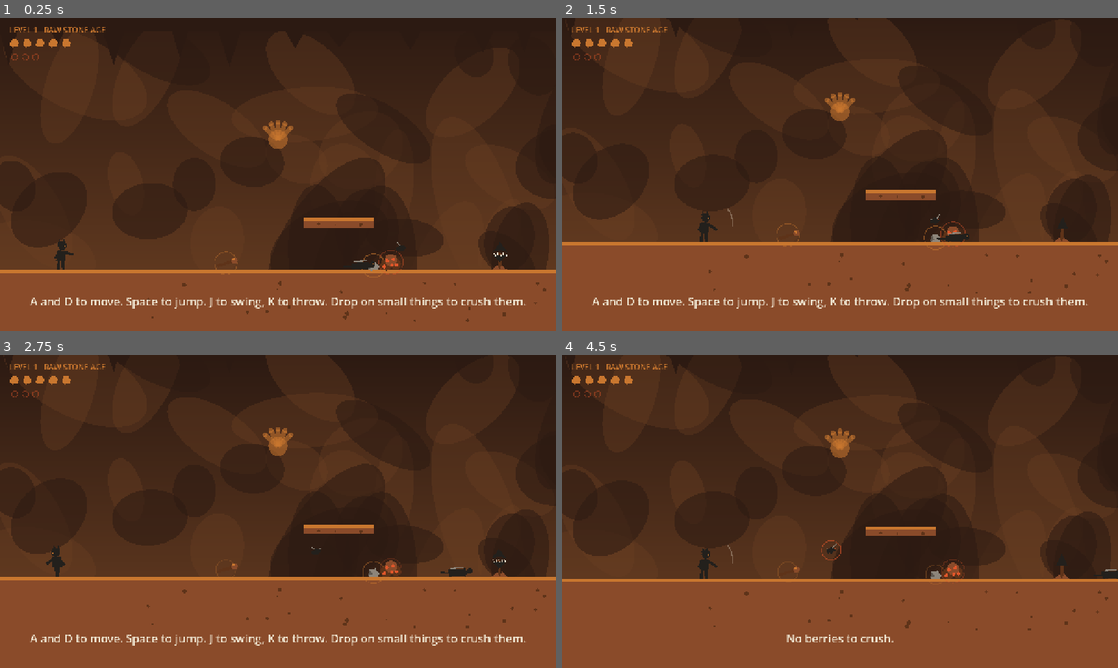
Above: before the commit, frames 1-4 (two rows, left to right).
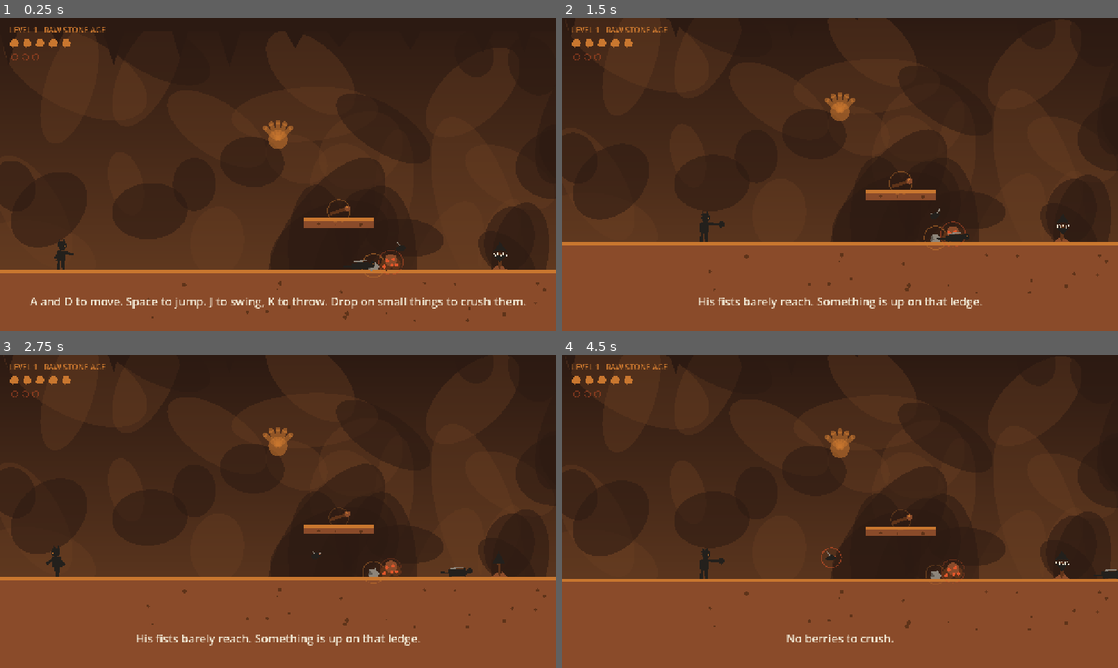
Above: after the commit, the same moments.

Repository: Jawad-Mufti/caveman-chronicles
Game: Godot game, scene res://scenes/level1.tscn
The game is run twice, just before and just after one commit, with the same random seed, the same clock (stepped at 60 frames per second) and the same inputs.
Inputs (mouse positions are in pixels of both pictures, inside the frame that each line leads up to):
- Up to frame 1 (0.25 s): no input
- Up to frame 2 (1.5 s): tap Enter at 0.5 s; move the mouse to (962, 158) at 0.52 s; hold D 0.53-1.25 s; tap R at 0.6 s; click (962, 158) at 0.67 s; tap Space at 0.77 s; drag from (728, 190) to (789, 249) at 1.27 s
- Up to frame 3 (2.75 s): move the mouse to (333, 442) at 2.02 s; hold A from 2.03 s (still down); hold K from 2.03 s (still down)
- Up to frame 4 (4.5 s): release A at 2.75 s; release K at 2.75 s; drag from (812, 574) to (600, 561) at 2.77 s; move the mouse to (1006, 558) at 3.52 s; hold D 3.53-4.25 s; hold L 3.53-4.25 s; tap Space at 3.77 s; drag from (673, 464) to (951, 583) at 4.27 s

The runs differ from the first frame. In frame 1, 0.1% of the frame differs, in the area x 38-63%, y 57-82%; in frame 2, 1.4%, in the area x 5-95%, y 48-93%; in frame 3, 1.3%; in frame 4, 0.3%.

Commit message:
Directional stomp bounce, slightly heavier gravity, stronger boar stomps

Diff:
--- a/scripts/level1.gd
+++ b/scripts/level1.gd
@@ -103,7 +103,7 @@
 	_build_player()
 	_build_critters()
 	_build_hud()
-	hud.say("A and D to move. Space to jump. J to swing, K to throw. Drop on small things to crush them.", 6.5)
+	hud.say("A and D to move. Space to jump. J to swing, K to throw. Drop on small things to crush them.", 6.0)
 
 
 func _build_background() -> void:
@@ -166,9 +166,9 @@
 		add_child(spring)
 
 	var stick := World.StickPickup.new()
-	stick.position = Vector2(520, GROUND_Y)
+	stick.position = Vector2(780, 480)
 	stick.taken.connect(func() -> void:
-		hud.say("A club. It hits three times harder than a fist. J to swing.", 4.5)
+		hud.say("A club. Three times the damage of a fist, and far more reach.", 4.5)
 	)
 	add_child(stick)
 
@@ -239,6 +239,7 @@
 		trig.tripped.connect(_drop_stones.bind(z[0], z[1]))
 		add_child(trig)
 
+	_note(300, "His fists barely reach. Something is up on that ledge.")
 	_note(1180, "Something big is grazing out there.")
 	_note(3140, "The floor runs out. The bamboo is the only way over.")
 	_note(5140, "It goes down before it goes up.")
--- a/scripts/player.gd
+++ b/scripts/player.gd
@@ -17,6 +17,12 @@
 const FRICTION := 2800.0
 const AIR_ACCEL := 1700.0
 const THROW_SPEED := 640.0
+## Bare hands reach barely past his own shoulder. The club roughly doubles the
+## area he can threaten, which is the real reason to go and fetch it.
+const FIST_BOX := Vector2(34, 56)
+const FIST_REACH := 20.0
+const CLUB_BOX := Vector2(62, 70)
+const CLUB_REACH := 36.0
 const JUMP := -640.0
 ## Asymmetric gravity: rise gently, fall fast. Removes the floaty feel.
 const GRAVITY_UP := 1540.0
@@ -28,6 +34,9 @@
 const MAX_JUMPS := 2
 const AIR_JUMP := -520.0      ## weaker than the ground jump: a recovery, not a free second jump
 const SWING_TIME := 0.26
+## Bare-handed he throws a one-two: a jab off the lead hand, then a cross off
+## the rear. Two separate strikes inside a single press.
+const PUNCH_TIME := 0.36
 
 var hp := 5
 var max_hp := 5
@@ -54,7 +63,9 @@
 var _buffer := 0.0
 var _jumps_left := 0
 var _hitbox: Area2D
+var _hit_box: RectangleShape2D
 var _swing_hits: Array = []
+var _punch_beat := 0
 var _hit_shape: CollisionShape2D
 
 
@@ -76,10 +87,10 @@
 	_hitbox.collision_mask = 4
 	_hitbox.monitorable = false
 	_hit_shape = CollisionShape2D.new()
-	var box := RectangleShape2D.new()
-	box.size = Vector2(62, 70)          ## reaches from the floor to over his head
-	_hit_shape.shape = box
-	_hit_shape.position = Vector2(36, -34)
+	_hit_box = RectangleShape2D.new()
+	_hit_box.size = FIST_BOX            ## starts bare-handed and short
+	_hit_shape.shape = _hit_box
+	_hit_shape.position = Vector2(FIST_REACH, -30)
 	_hitbox.add_child(_hit_shape)
 	add_child(_hitbox)
 
@@ -105,7 +116,11 @@
 		dir += 1.0
 	if dir != 0.0:
 		facing = int(signf(dir))
-	_hit_shape.position.x = 36.0 * facing
+	var _reach := CLUB_REACH if has_stick else FIST_REACH
+	if not has_stick and attacking > 0.0 and _punch_beat == 1:
+		_reach = FIST_REACH + 9.0
+	_hit_shape.position.x = _reach * facing
+	_hit_shape.position.y = -34.0 if has_stick else -30.0
 
 	if knock <= 0.0:
 		var a := ACCEL if is_on_floor() else AIR_ACCEL
@@ -158,14 +173,25 @@
 		or Input.is_mouse_button_pressed(MOUSE_BUTTON_LEFT) \
 		or touch["attack"]
 	if attack_now and not _attack_prev and attack_cd <= 0.0:
-		attack_cd = 0.38
-		attacking = SWING_TIME
+		if has_stick:
+			attack_cd = 0.38
+			attacking = SWING_TIME
+		else:
+			attack_cd = 0.46
+			attacking = PUNCH_TIME
+		_punch_beat = 0
 		_swing_hits.clear()
 	_attack_prev = attack_now
 
 	# The club connects across the WHOLE swing, not on one frame. Checking only
 	# at the keypress meant anything that was not already touching him was a miss.
 	if attacking > 0.0:
+		if not has_stick:
+			# the cross is a fresh strike, so the same target can be hit by both
+			var beat := 1 if (1.0 - attacking / PUNCH_TIME) >= 0.5 else 0
+			if beat != _punch_beat:
+				_punch_beat = beat
+				_swing_hits.clear()
 		_apply_swing()
 
 	var throw_now: bool = Input.is_physical_key_pressed(KEY_K) \
@@ -263,6 +289,7 @@
 
 func pick_up_stick() -> void:
 	has_stick = true
+	_hit_box.size = CLUB_BOX     ## longer and taller the moment he has it
 	stick_picked.emit()
 
 
@@ -356,8 +383,10 @@
 	# eye
 	draw_circle(fx(Vector2(10, -55)), 1.8, Pal.OCHRE)
 
-	# back arm
-	draw_line(fx(Vector2(-4, -42)), fx(Vector2(-12.0 - s * 6.0, -26)), c, 6.0)
+	# back arm, unless it is busy throwing the cross
+	var boxing := attacking > 0.0 and not has_stick and throwing <= 0.0
+	if not boxing:
+		draw_line(fx(Vector2(-4, -42)), fx(Vector2(-12.0 - s * 6.0, -26)), c, 6.0)
 
 	# berries tucked at the small of his back: red, small, and well clear of the
 	# grey rocks at his waist so the two are never confused
@@ -367,6 +396,32 @@
 	# a couple of spare rocks tucked at his waist
 	for i in mini(rocks, 3):
 		draw_circle(fx(Vector2(-6.0 + i * 6.0, -24)), 3.4, Pal.STONE)
+
+	# Bare-handed: a one-two. Each punch snaps out and is pulled straight back,
+	# so the two run together as one continuous motion rather than two pokes.
+	if boxing:
+		var prog := 1.0 - attacking / PUNCH_TIME
+		var jab := 0.0
+		var cross := 0.0
+		if prog < 0.5:
+			jab = pow(sin(prog / 0.5 * PI), 0.55)
+		else:
+			cross = pow(sin((prog - 0.5) / 0.5 * PI), 0.55)
+		var lean := cross * 3.0          # he turns his hip into the second one
+		var fsh := Vector2(8 - lean, -42)
+		var fh := fsh + Vector2(13.0 + jab * 27.0, -1.0 + jab * 3.0)
+		var bsh := Vector2(-4 - lean, -43)
+		var bh := bsh + Vector2(7.0 + cross * 42.0, cross * 3.0)
+		# rear hand first so the lead hand reads in front of it
+		draw_line(fx(bsh), fx(bh), c, 6.0)
+		draw_circle(fx(bh), 6.0 + cross * 2.5, c)
+		draw_line(fx(fsh), fx(fh), c, 6.0)
+		draw_circle(fx(fh), 6.0 + jab * 2.0, c)
+		if jab > 0.72:
+			draw_circle(fx(fh + Vector2(8, 0)), 5.0, Color(Pal.BONE, 0.45))
+		if cross > 0.72:
+			draw_circle(fx(bh + Vector2(9, 0)), 6.0, Color(Pal.BONE, 0.5))
+		return
 
 	# front arm. The swing is three beats: cock back, whip through, follow out.
 	# A linear sweep reads as a robot arm; anticipation and easing read as weight.
--- a/scripts/world.gd
+++ b/scripts/world.gd
@@ -370,7 +370,8 @@
 
 
 class StickPickup extends Area2D:
-	## The first weapon: a knotted club lying on the ground.
+	## The first weapon. Deliberately out of the way: it sits up on a ledge,
+	## so the player has to climb for the reach upgrade rather than walk into it.
 	signal taken
 	var t := 0.0
 
